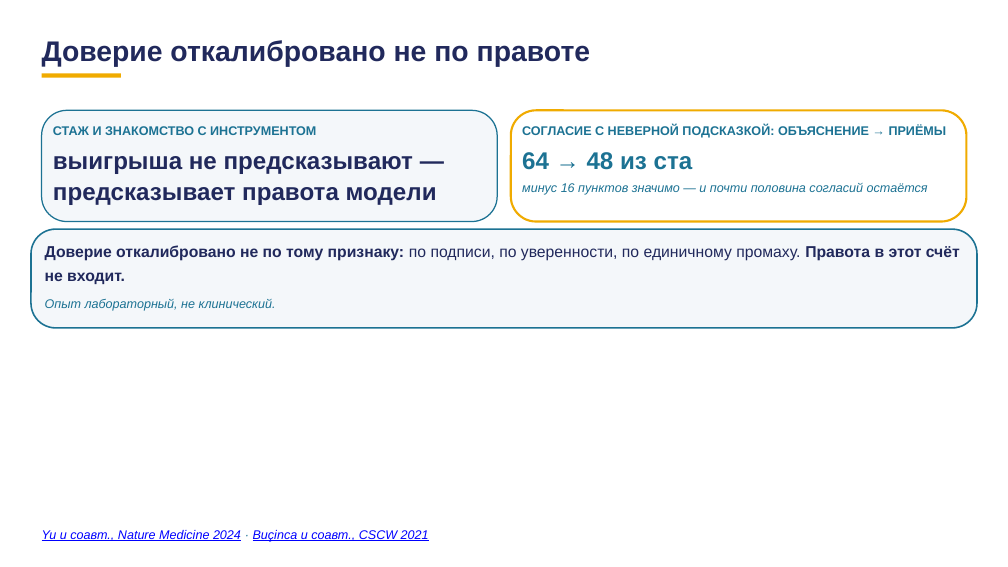
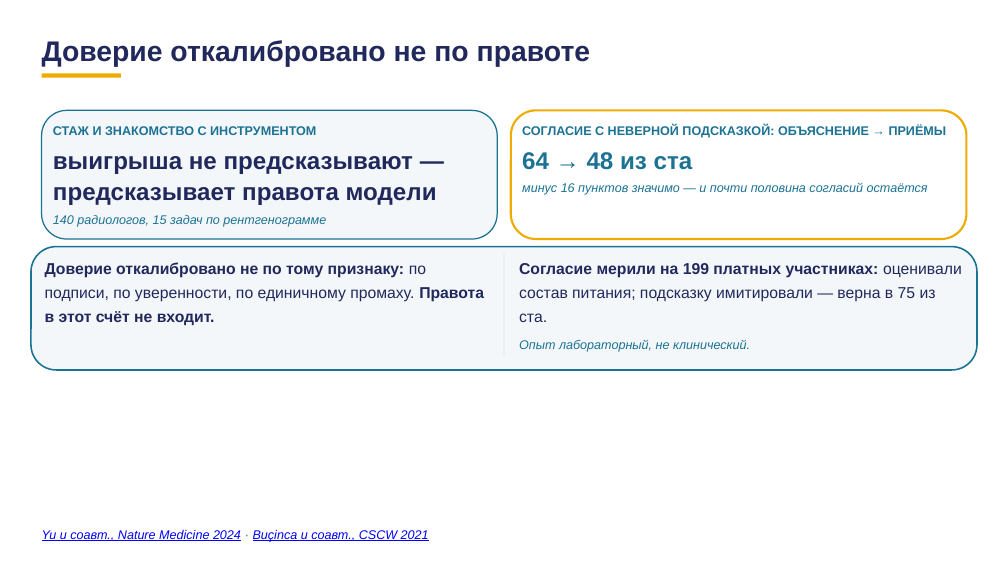
Before and after one commit to tellina-study/AI-usage-lessons, a slide deck: slide 42 of library/lectures/lec-07/rework/deck/lec-07-karkas.pptx. Drawn at 1008x567 pixels with LibreOffice and Linux fonts; fonts in the diff are those of the drawing. Boxes give left, top, right and bottom in pixels: in the first picture for what was removed or moved away, otherwise in the second. Text is boxed around its words. In the diff, an @@ line names an element or a change of style, - is before the commit and + after.

```diff
--- a/library/lectures/lec-07/rework/deck/lec-07-karkas.pptx
+++ b/library/lectures/lec-07/rework/deck/lec-07-karkas.pptx
@@ rounded rectangle: place and size @@
-rounded rectangle at box(42, 110, 498, 222)
+rounded rectangle at box(42, 110, 498, 239)
@@ rounded rectangle: place and size @@
-rounded rectangle at box(511, 110, 967, 222)
+rounded rectangle at box(511, 110, 967, 239)
@@ text added at box(53, 215, 326, 227), 12 pt, text #1C7293, italic @@
+140 радиологов, 15 задач по рентгенограмме
@@ proportions changed in 3 elements at box(42, 110, 498, 239), box(511, 110, 967, 239), box(31, 247, 977, 370) @@
@@ rounded rectangle: place and size @@
-rounded rectangle at box(31, 229, 977, 328)
+rounded rectangle at box(31, 247, 977, 370)
@@ text "Доверие откалибровано не по тому ...": place and size @@
-text "Доверие откалибровано не по тому ..." at box(45, 245, 960, 311)
+text "Доверие откалибровано не по тому ..." at box(45, 262, 484, 325)
@@ rectangle added at box(504, 254, 504, 355), fill #D9E2EC @@
@@ text added at box(519, 263, 962, 352), 15 pt, text #21295C @@
+Согласие мерили на 199 платных участниках: оценивали состав питания; подсказку имитировали — верна в 75 из ста.
+Опыт лабораторный, не клинический.
@@ text at box(45, 299, 276, 311): paragraph removed @@
-Опыт лабораторный, не клинический.
```
Also in this commit, not shown: 32 other slides changed, 1 other file.
